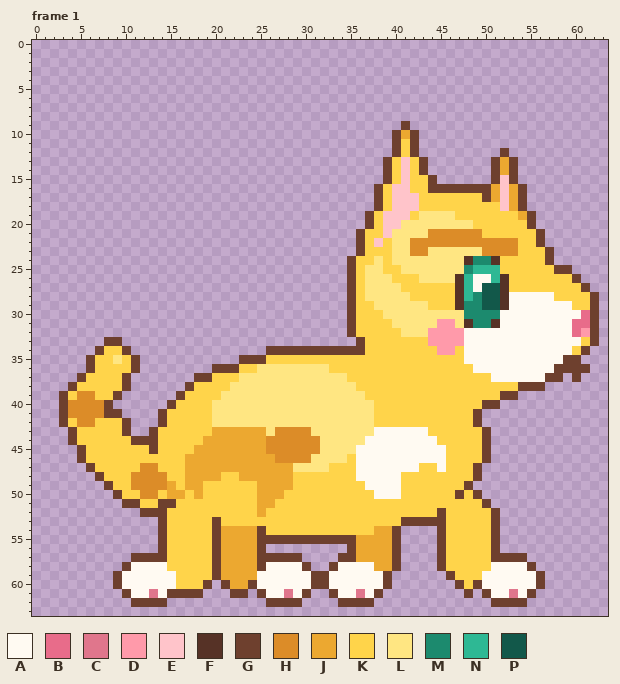
Pixel-art file, stored at assets/pixel/cat/walk_side.aseprite. The picture above is the old version.
64x64 pixels, 4 frames. Shown: frame 1. The commit also changed other frames, which this record leaves out.
Palette (. is transparent): A #fffaf2  B #e86c8a  C #e0768c  D #ff9aaa  E #ffc4ca  F #563226  G #6e402e  H #dc8c28  J #eca830  K #ffd44a  L #ffe682  M #1c8a6e  N #2eb894  P #12584a
Pixels before, frame 1 (only the part around the change), first column x 0:
36 ......GKKKKG........GGGKKLLLLLLLLKKKKKKKKKKKKKKKKAAAAAAAAAGGGG..
37 .....GKKKKG.......GGKKKLLLLLLLLLLLLKKKKKKKKKKKKKKKKAAAAAAGG.G...
38 ....GKKKKKG......GKKKKLLLLLLLLLLLLLLKKKKKKKKKKKKKKKKKKGGG.......
39 ...GKHHKKG......GKKKKLLLLLLLLLLLLLLLLKKKKKKKKKKKKKKKGG..........
40 ...GHHHHG......GKKKKLLLLLLLLLLLLLLLLLLKKKKKKKKKKKKGG............
41 ...GHHHHGG....GKKKKKLLLLLLLLLLLLLLLLLLKKKKKKKKKKKG..............
42 ...GKHHKKKG...GKKKKKLLLLLLLLLLLLLLLLLLKKKKKKKKKKKG..............
43 ....GKKKKKG..GKKKKKKJJJJJJLHHHHLLLLLLLAAAAAAKKKKKKG.............
44 ....GKKKKKKGGGKKKKKJJJJJJJHHHHHHLLLLLAAAAAAAAKKKKKG.............
45 .....GKKKKKKKGKKKKJJJJJJJJHHHHHHLLLLAAAAAAAAAAKKKKG.............
46 .....GKKKKKKKKKKKJJJJJJJJJJHHHHLLLLKAAAAAAAAAAKKKKG.............
47 ......GKKKKKHHKKKJJJJJJJJJJJJLLLLKKKAAAAAAAKKAKKKG..............
48 .......GKKKHHHHKKJJJJKKJJJJJJKKKKKKKAAAAAKKKKKKKKG..............
49 ........GKKHHHHJKJJKKKKKKJJJJKKKKKKKKAAAAKKKKKKKG...............
50 .........GKKHHKJJKJKKKKKKJJJKKKKKKKKKKAAAKKKKKKGKG..............
51 ..........GGKKGGKKKKKKKKKJJKKKKKKKKKKKKKKKKKKKKKKKG.............
52 ............GGGKKKKKKKKKKJKKKKKKKKKKKKKKKKKKKGKKKKKG............
53 ..............GKKKKKGKKKKKKKKKKKKKKKKKKKKGGGGGKKKKKG............
54 ..............GKKKKKGJJJJGKKKKKKKKKKKKJJG....GKKKKKG............
55 ..............GKKKKKGJJJJGGGGGGGGGGGJJJJG....GKKKKKG............
56 ..............GKKKKKGJJJJG.........GJJJJG....GKKKKKG............
57 ...........GGGGKKKKKGJJJJGGGGG....GGJJJJG....GKKKKKGGGG.........
58 ..........GAAAAKKKKKGJJJJGAAAAG..GAAAAJJG....GKKKKKAAAAG........
59 .........GAAAAAAKKKKGJJJJAAAAAAGGAAAAAAG......GKKKAAAAAAG.......
60 .........GAAAAAAKKKG.GJJGAAAAAAGGAAAAAAG.......GKGAAAAAAG.......
61 ..........GAACAGGGG...GG.GAACAG..GAACAG.........G.GAACAG........
62 ...........GGGG...........GGGG....GGGG.............GGGG.........
63 ................................................................
The same view after the edit:
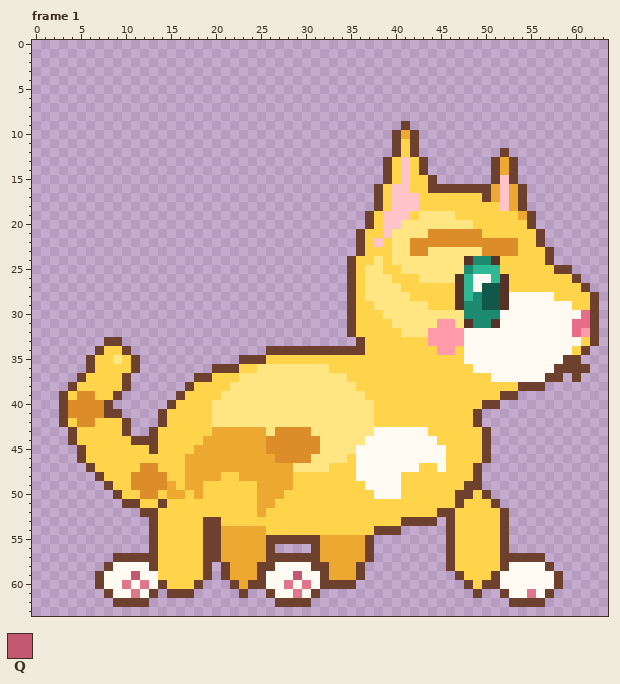
Colours new in this view: Q #c45870
Edits made:
Frame 1, layer "pixel":
y 49: x 49 . -> G
y 50: x 48..50 KG. -> GKG
y 51: x 15 G -> K; x 47 K -> G; x 50..51 G. -> KG
y 52: x 14 G -> K; x 46 K -> G; x 51..52 G. -> KG
y 53: x 13..14 .G -> GK; x 19 K -> G; x 45..46 GK -> .G; x 51..52 G. -> KG
y 54: x 13..14 .G -> GK; x 19 K -> G; x 25 G -> J; x 38..39 JJ -> GG; x 45..46 GK -> .G; x 51..52 G. -> KG
y 55: x 13..14 .G -> GK; x 19 K -> G; x 25 G -> J; x 32..35 GGGG -> JJJJ; x 37..40 JJJG -> G...; x 45..46 GK -> .G; x 51..52 G. -> KG
y 56: x 13..14 .G -> GK; x 19 K -> G; x 25..26 G. -> JG; x 31..35 ....G -> GJJJJ; x 37..40 JJJG -> G...; x 45..46 GK -> .G; x 51..52 G. -> KG
y 57: x 9..10 .. -> GG; x 14 G -> K; x 19 K -> G; x 25 G -> J; x 30..35 ....GG -> GGJJJJ; x 37..40 JJJG -> G...; x 45..46 GK -> .G; x 51 G -> K; x 55..56 .. -> GG
y 58: x 8..10 ..G -> GAA; x 13..14 AA -> GK; x 19..21 KGJ -> G.G; x 26 A -> G; x 30..40 G..GAAAAJJG -> AGGJJJG....; x 45..46 GK -> .G; x 51..52 AA -> KG; x 55..57 G.. -> AAG
y 59: x 7..9 ..G -> GAA; x 11 A -> Q; x 14..15 AA -> KK; x 19..21 KGJ -> G.G; x 25 A -> G; x 29 A -> Q; x 31 G -> A; x 33..39 AAAAAAG -> JJJG...; x 46..47 GK -> .G; x 50..51 AA -> KG; x 56..58 G.. -> AAG
y 60: x 7..10 ..GA -> GAAC; x 12 A -> C; x 14..15 AA -> GK; x 18..19 KG -> G.; x 21..22 GJ -> .G; x 25 A -> G; x 28 A -> C; x 30..31 AG -> CA; x 33..39 AAAAAAG -> GGG....; x 47..51 GKGAA -> .GKGG; x 56..58 G.. -> AAG
y 61: x 8..11 ..GA -> GAAC; x 13..14 CA -> G.; x 18 G -> .; x 22 G -> .; x 25..26 GA -> .G; x 28..31 CAG. -> ACAG; x 33..38 GAACAG -> ......; x 48..53 G.GAAC -> .G..GA; x 55..57 G.. -> CAG
y 62: x 9..10 .. -> GG; x 13..14 GG -> ..; x 26 G -> .; x 30 . -> G; x 34..37 GGGG -> ....; x 51..52 GG -> ..; x 55..56 .. -> GG
